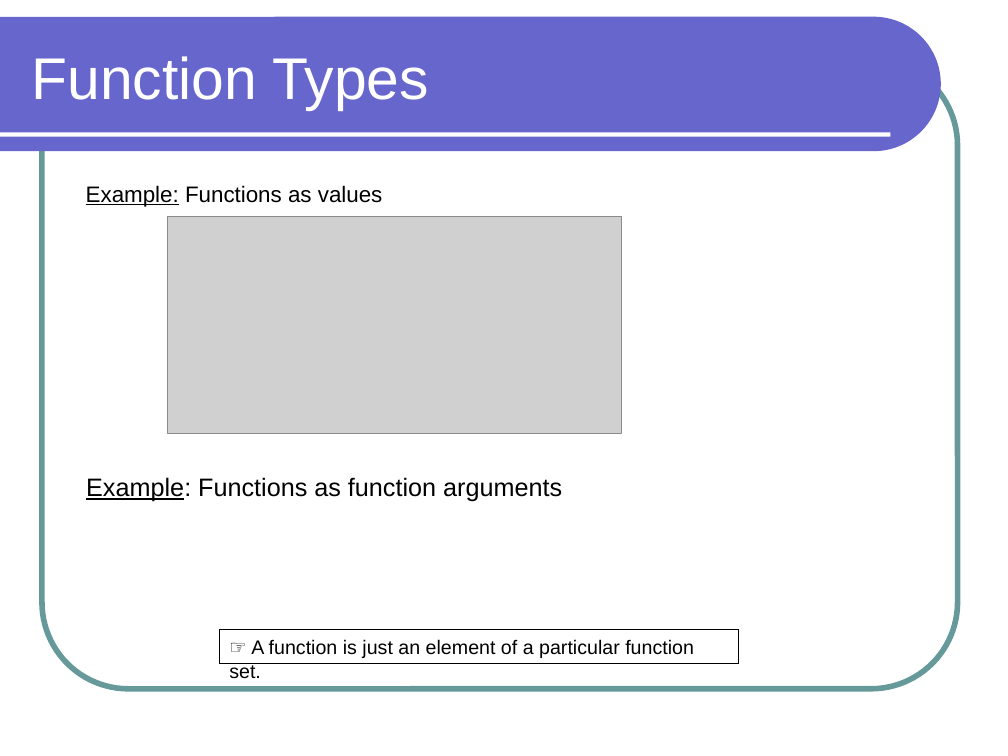
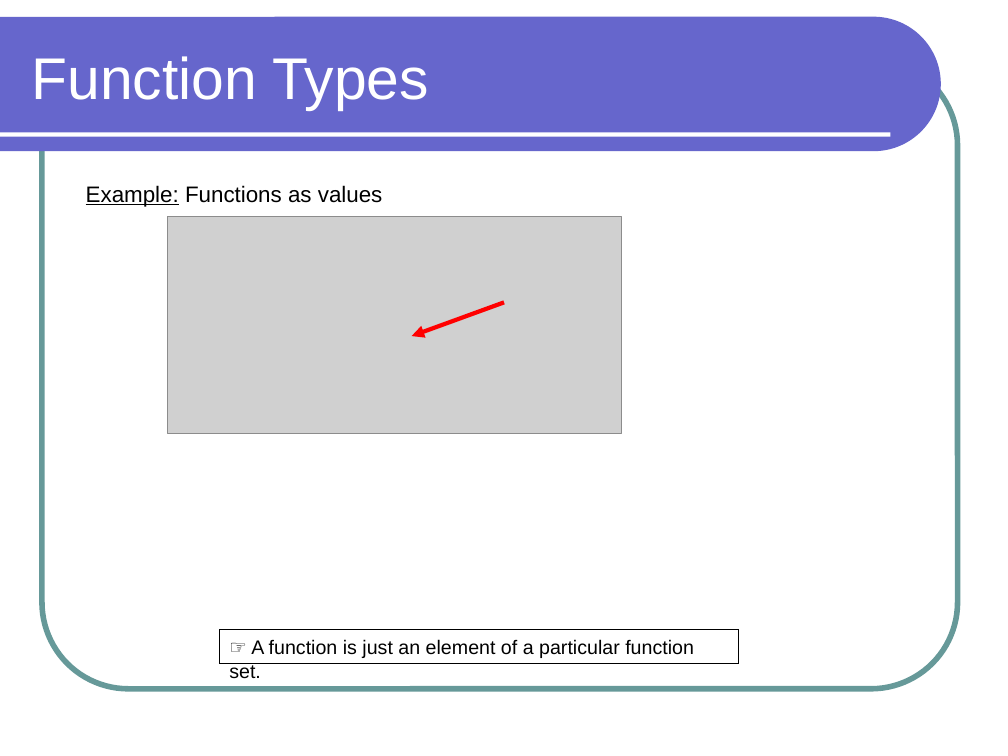
Before and after one commit to lutzhamel/CSC301, a slide deck: slide 9 of notes/csc301-ln003.ppt. Drawn at 1008x756 pixels with LibreOffice and Linux fonts; fonts in the diff are those of the drawing; grey boxes stand for pictures. Boxes give left, top, right and bottom in pixels: in the first picture for what was removed or moved away, otherwise in the second. Text is boxed around its words. In the diff, an @@ line names an element or a change of style, - is before the commit and + after.

```diff
--- a/notes/csc301-ln003.ppt
+++ b/notes/csc301-ln003.ppt
@@ arrow added from (504, 302) to (411, 336), #FF0000 3 pt @@
@@ text removed at (86,477,562,502) @@
-Example: Functions as function arguments
```
Also in this commit, not shown: 2 other slides changed, 1 other file.
